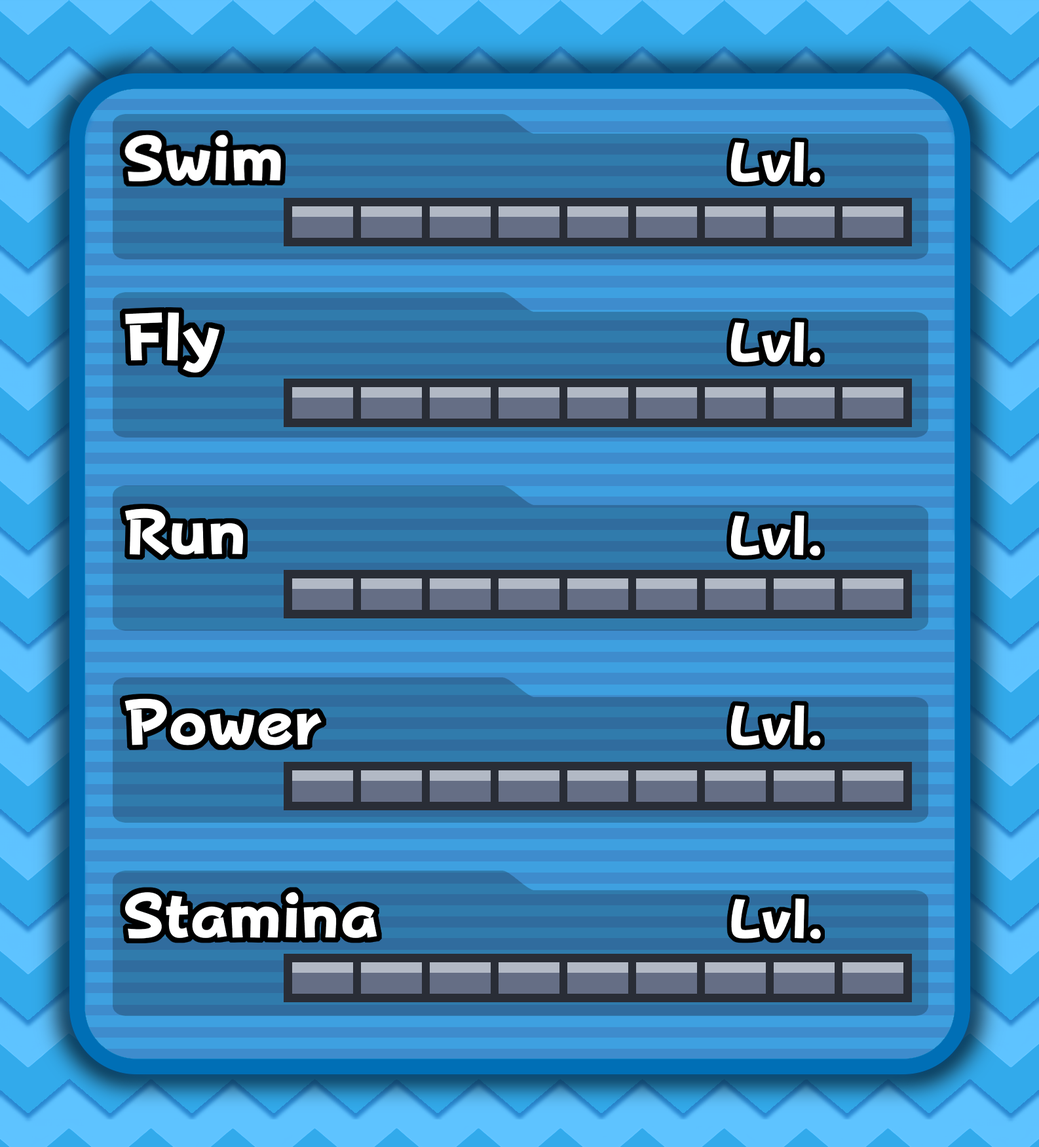
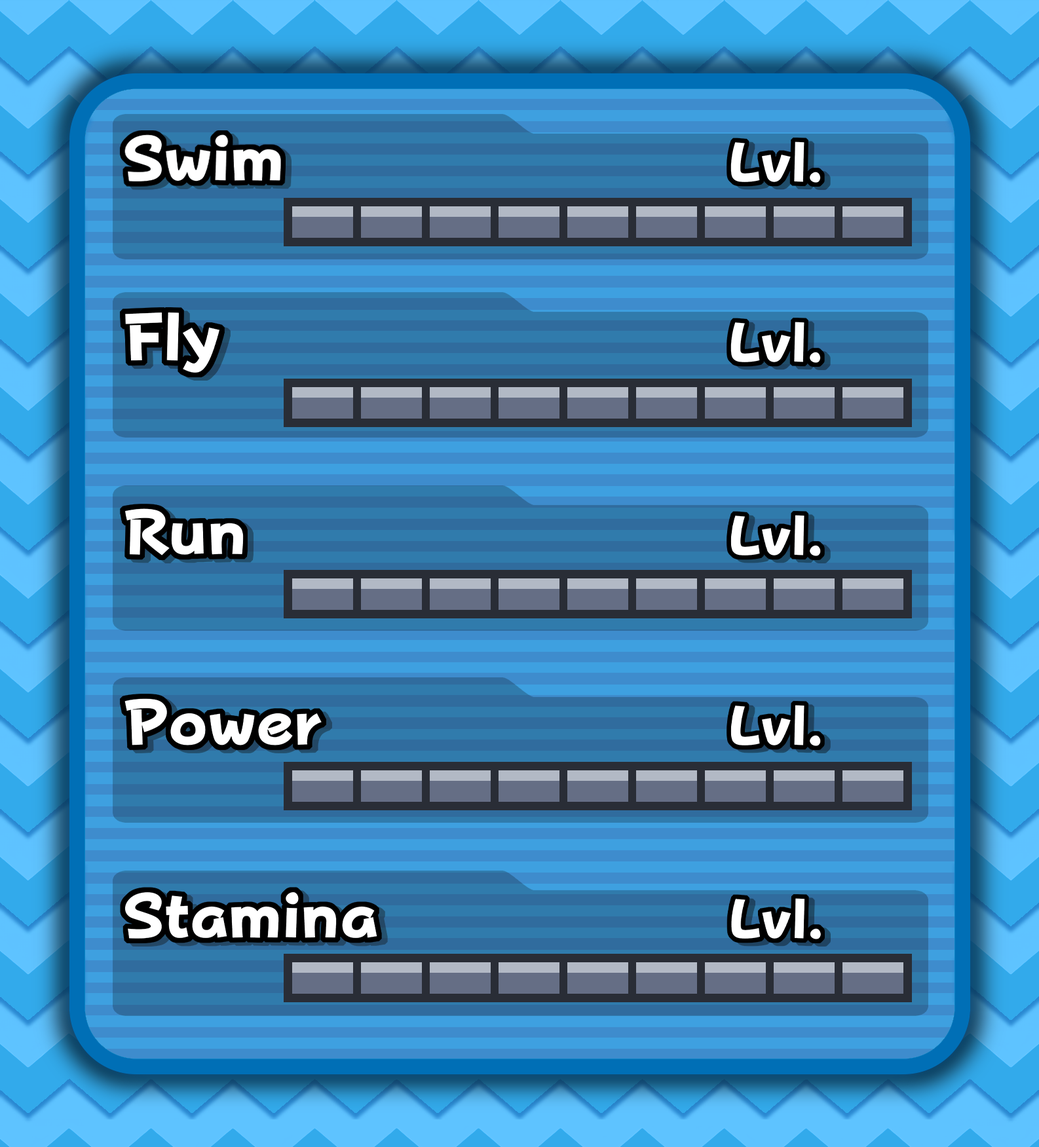
Layered file, before and after one edit (1039×1147). Changes by layer:
added layer "swim copy" (40%) above "fly copy" over 129, 133, 292, 190
added layer "fly copy" (40%) above "run copy" over 130, 310, 231, 381
added layer "run copy" (40%) above "power copy" over 130, 508, 254, 564
added layer "power copy" (40%) above "stamina copy" over 132, 697, 333, 754
added layer "stamina copy" (40%) above "level copy" over 129, 890, 388, 947
added layer "level copy" (40%) above "exp" over 736, 140, 831, 947
